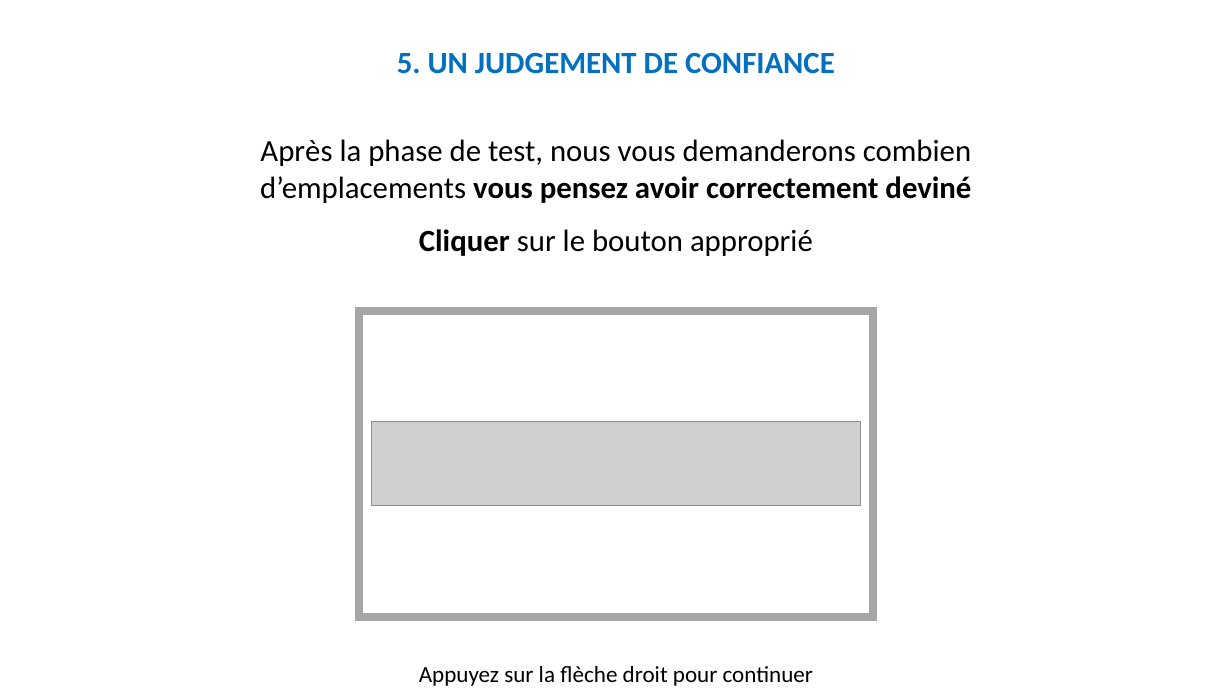
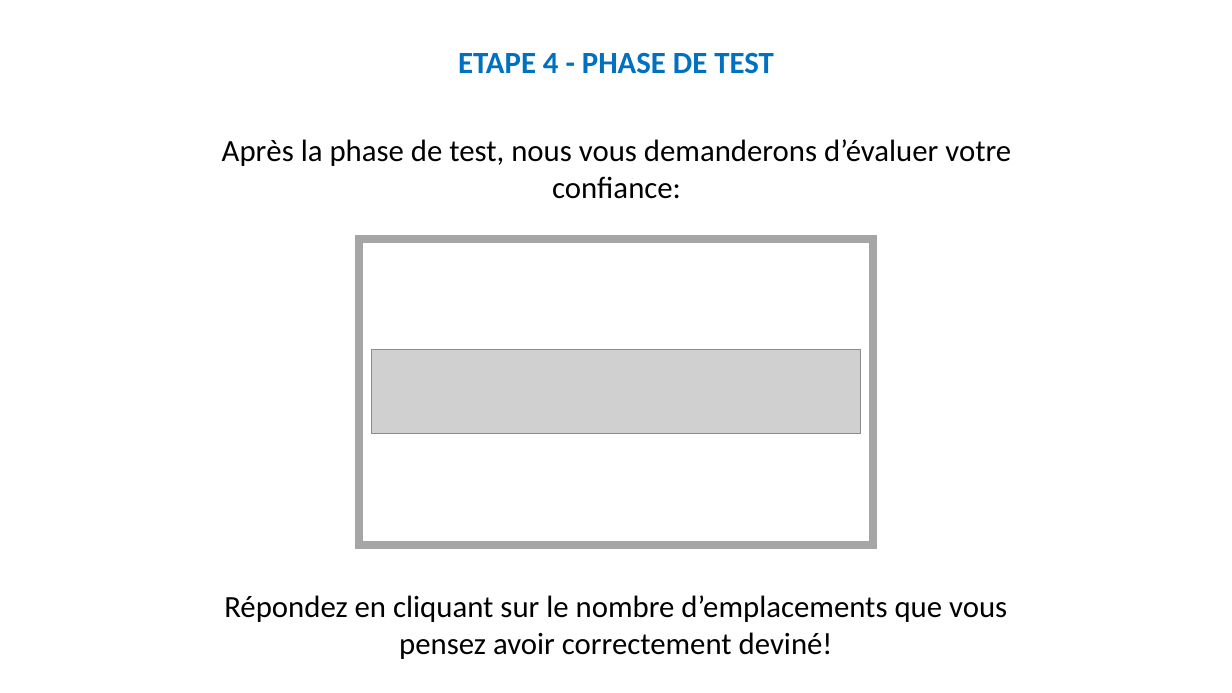
Before and after one commit to MBB-team/Online_Testing, a slide deck: slide 27 of src/Self_Efficacy/Stimuli/Instructions.pptx (slide 39 before the commit). Drawn at 1232x693 pixels with LibreOffice and Linux fonts; fonts in the diff are those of the drawing; grey boxes stand for pictures. Boxes give left, top, right and bottom in pixels: in the first picture for what was removed or moved away, otherwise in the second. Text is boxed around its words. In the diff, an @@ line names an element or a change of style, - is before the commit and + after.

```diff
--- a/src/Self_Efficacy/Stimuli/Instructions.pptx
+++ b/src/Self_Efficacy/Stimuli/Instructions.pptx
@@ text removed at [397,52,835,74] @@
-5. UN JUDGEMENT DE CONFIANCE
@@ text added at [458,52,773,74], 24 pt, text #0070C0, bold @@
+ETAPE 4 - PHASE DE TEST
@@ text at [222,139,1011,199]: text changed @@
-Après la phase de test, nous vous demanderons combien d’emplacements vous pensez avoir correctement deviné
-Cliquer sur le bouton approprié
+Après la phase de test, nous vous demanderons d’évaluer votre confiance:
@@ rectangle: place and size @@
-rectangle at [360,311,873,617]
+rectangle at [360,239,873,545]
@@ picture: place and size @@
-picture at [372,421,860,506]
+picture at [372,349,860,434]
@@ text added at [224,595,1007,659], 24 pt, text #000000 @@
+Répondez en cliquant sur le nombre d’emplacements que vous pensez avoir correctement deviné!
@@ text removed at [419,666,813,686] @@
-Appuyez sur la flèche droit pour continuer
```
Also in this commit, not shown: 22 other slides changed, 10 slides added, 22 slides removed.
